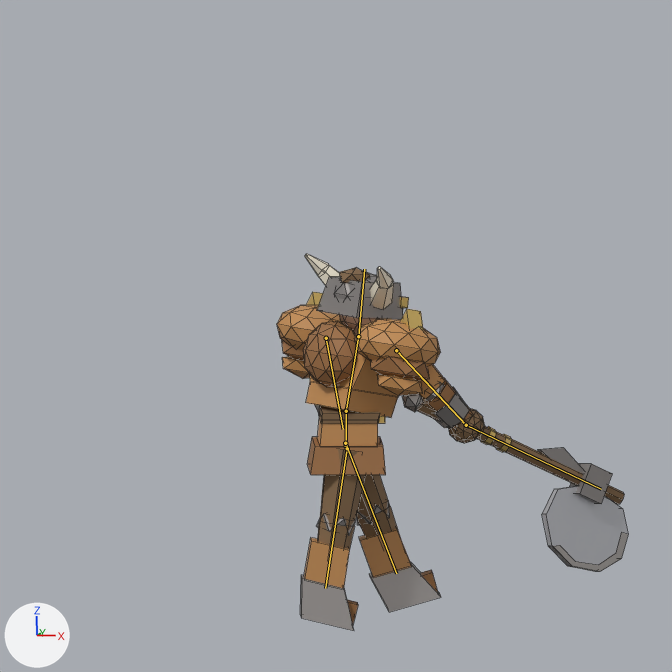
A saved change to the Blender file art-source/blender/enemies/brute.blend.
The view is the same before and after, from the file's camera 'Camera'. The lights are fixed; the arrows at lower left show +X, +Y and +Z. The older version comes first. Both versions are drawn at frame 3 of the action 'attack1'; the numbers are the values there. The bones that bend it are drawn over the model as lines. Mesh edges are drawn as thin lines.

Objects in the first picture: 'BruteMesh'.
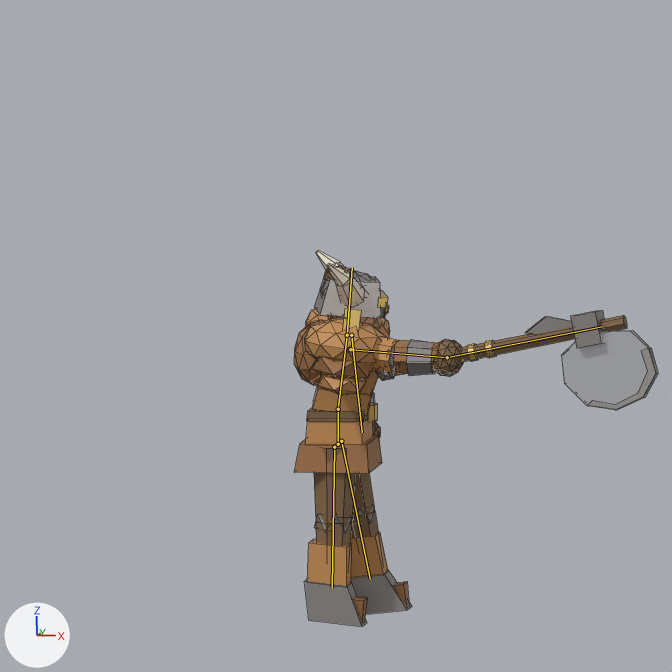
The change in detail:
Bone 'hips' (bone_hips) moves from (0.046, -0.018, 0.0) to (0.009, -0.011, 0.0).
Bone 'hips' (bone_hips) turns from (0, 14, 0) to (0, 4, 0) degrees about its own x, y and z.
Bone 'spine' (bone_spine) turns from (-6, 27, -12) to (-1, 7, -7) degrees about its own x, y and z.
Bone 'head' (bone_head) turns from (1, 11, 6) to (0, 6, 3) degrees about its own x, y and z.
Bone 'armR' (bone_armr) turns from (2, 5, -38) to (-6, 14, -80) degrees about its own x, y and z.
Bone 'weapon' (bone_weapon) turns from (-19, 2, 11) to (-26, 3, 15) degrees about its own x, y and z.
Bone 'armL' (bone_arml) turns from (12, 1, -14) to (7, 2, 3) degrees about its own x, y and z.
Bone 'legR' (bone_legr) turns from (-1, 0, 14) to (-1, 0, 6) degrees about its own x, y and z.
Bone 'legL' (bone_legl) turns from (1, 0, -16) to (1, 0, -6) degrees about its own x, y and z.

Where the change shows, as pixel boxes [x1, y1, x2, y2] in the pictures (672 x 672 px):
'BruteMesh', posed
    before: [277, 254, 628, 631]
    after: [294, 250, 658, 627]
bone 'hips', root to tip
    before: (346, 446) to (346, 411)
    after: (338, 444) to (338, 409)
bone 'spine', root to tip
    before: (346, 411) to (358, 336)
    after: (338, 409) to (347, 335)
bone 'head', root to tip
    before: (358, 336) to (364, 269)
    after: (347, 335) to (352, 267)
bone 'armR', root to tip
    before: (396, 350) to (466, 425)
    after: (350, 349) to (447, 357)
bone 'weapon', root to tip
    before: (466, 425) to (601, 489)
    after: (447, 357) to (602, 326)
bone 'armL', root to tip
    before: (326, 338) to (343, 429)
    after: (351, 335) to (362, 432)
bone 'legR', root to tip
    before: (347, 448) to (325, 588)
    after: (334, 447) to (332, 588)
bone 'legL', root to tip
    before: (345, 443) to (396, 573)
    after: (341, 441) to (370, 579)
